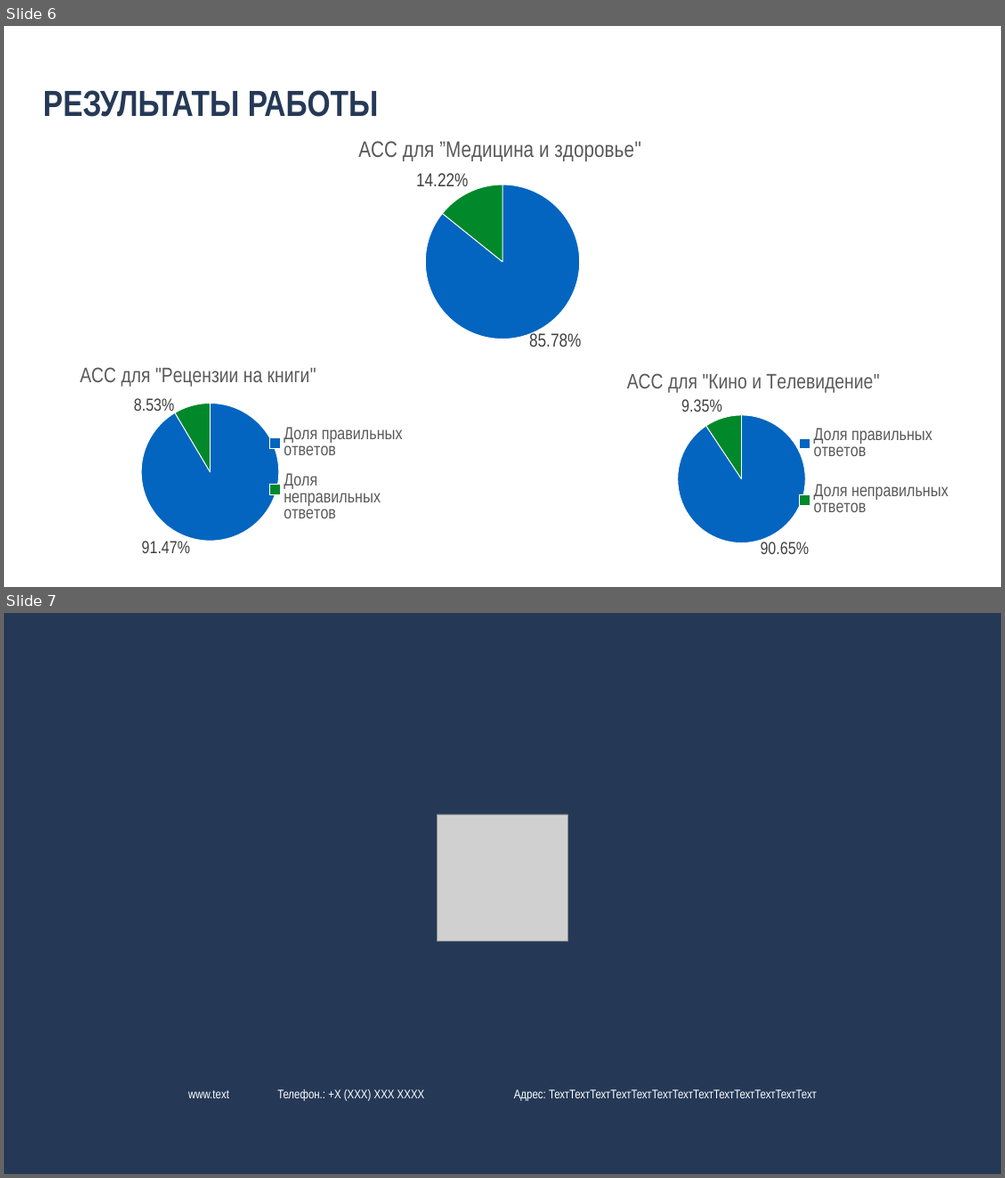
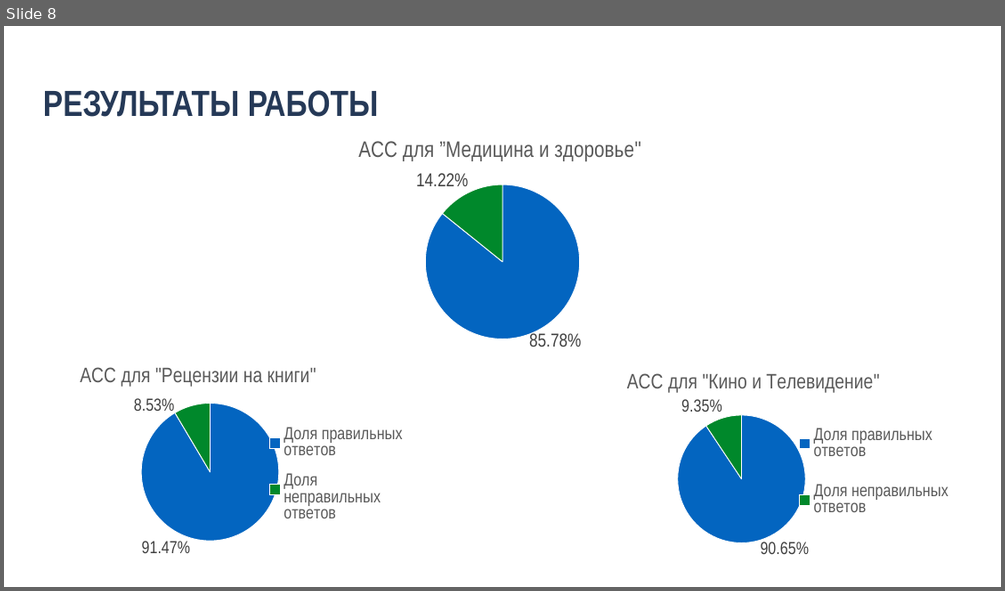
Before and after one commit to pekshin/kursach, a slide deck: Documents/Курсовая работа/Pekhterev_D.pptx. Shown one above the other, each under a label of ours: slides 6 and 7 before the commit, slide 8 after it. The pictures are 1005x1178 and 1005x591 pixels, drawn with LibreOffice and Linux fonts; fonts in the diff are those of the drawing; grey boxes stand for pictures. Boxes give left, top, right and bottom in pixels: in the first picture for what was removed or moved away, otherwise in the second. Text is boxed around its words. In the diff, an @@ line names an element or a change of style, - is before the commit and + after.

```diff
--- a/Documents/Курсовая работа/Pekhterev_D.pptx
+++ b/Documents/Курсовая работа/Pekhterev_D.pptx
@@ slide 7 removed at [4, 613, 1001, 1174], background #253957 @@
@@ picture removed at [437, 814, 568, 941] @@
@@ text removed at [188, 1090, 229, 1098] @@
-www.text
@@ text removed at [277, 1089, 425, 1101] @@
-Телефон.: +Х (ХХХ) ХХХ ХХХХ
@@ text removed at [514, 1089, 817, 1101] @@
-Адрес: ТехтТехтТехтТехтТехтТехтТехтТехтТехтТехтТехтТехтТехт
@@ what was slide 6 is now slide 8 @@
```
Also in this commit, not shown: 2 slides changed, 6 slides added, 1 other slide removed, 7 other files.
